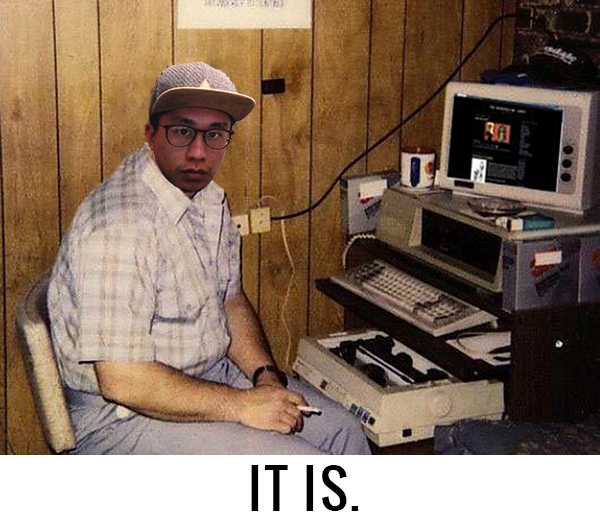
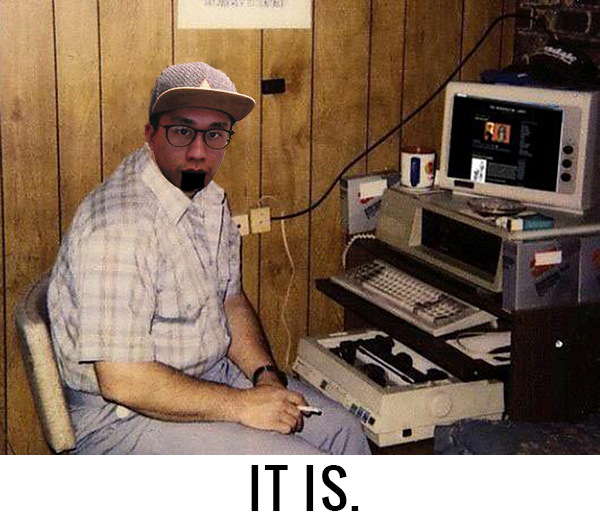
Before/after of a 600 x 525 layered artwork. What changed in the layer stack:
hid "Layer 3" over [left=179, top=170, right=206, bottom=192]
